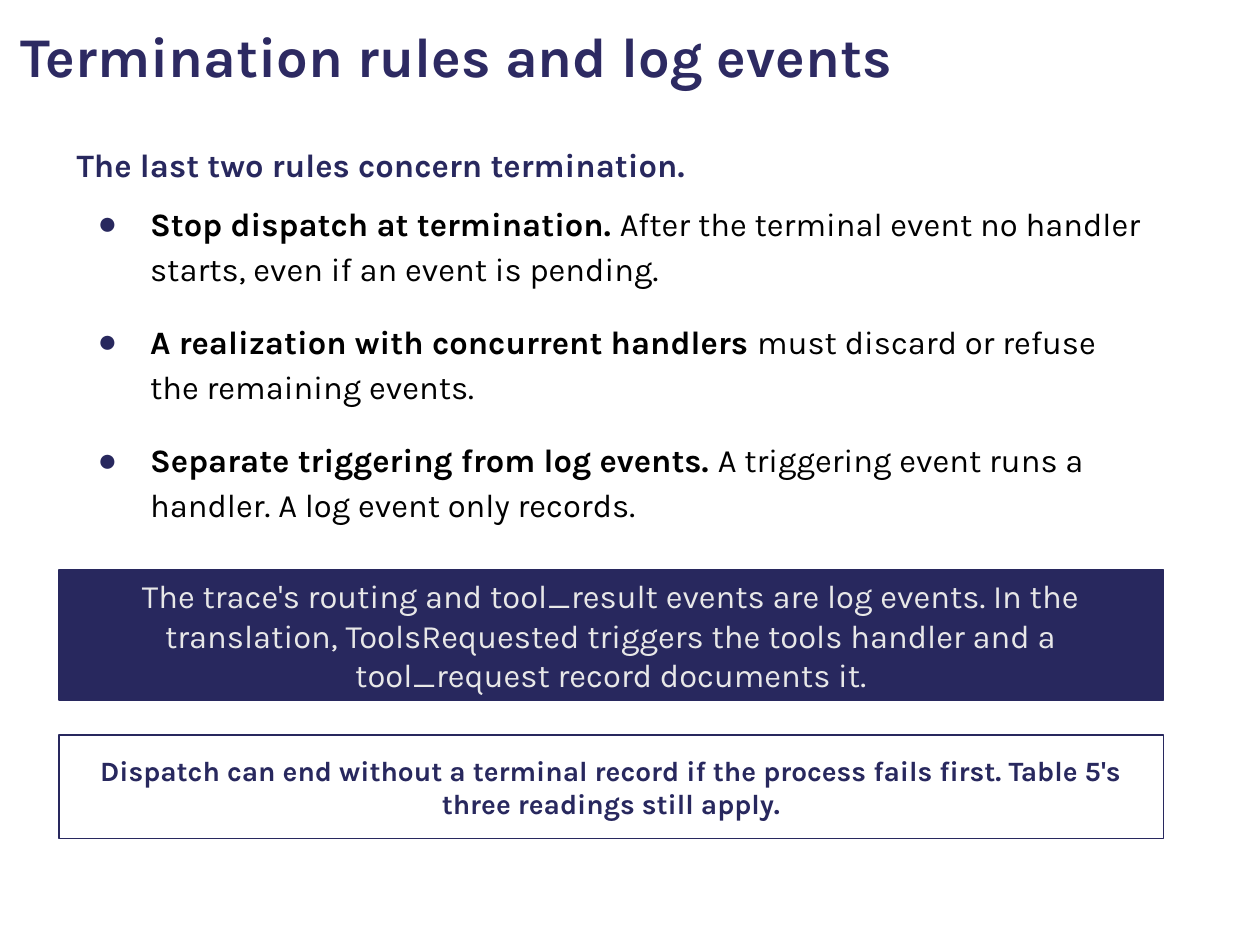
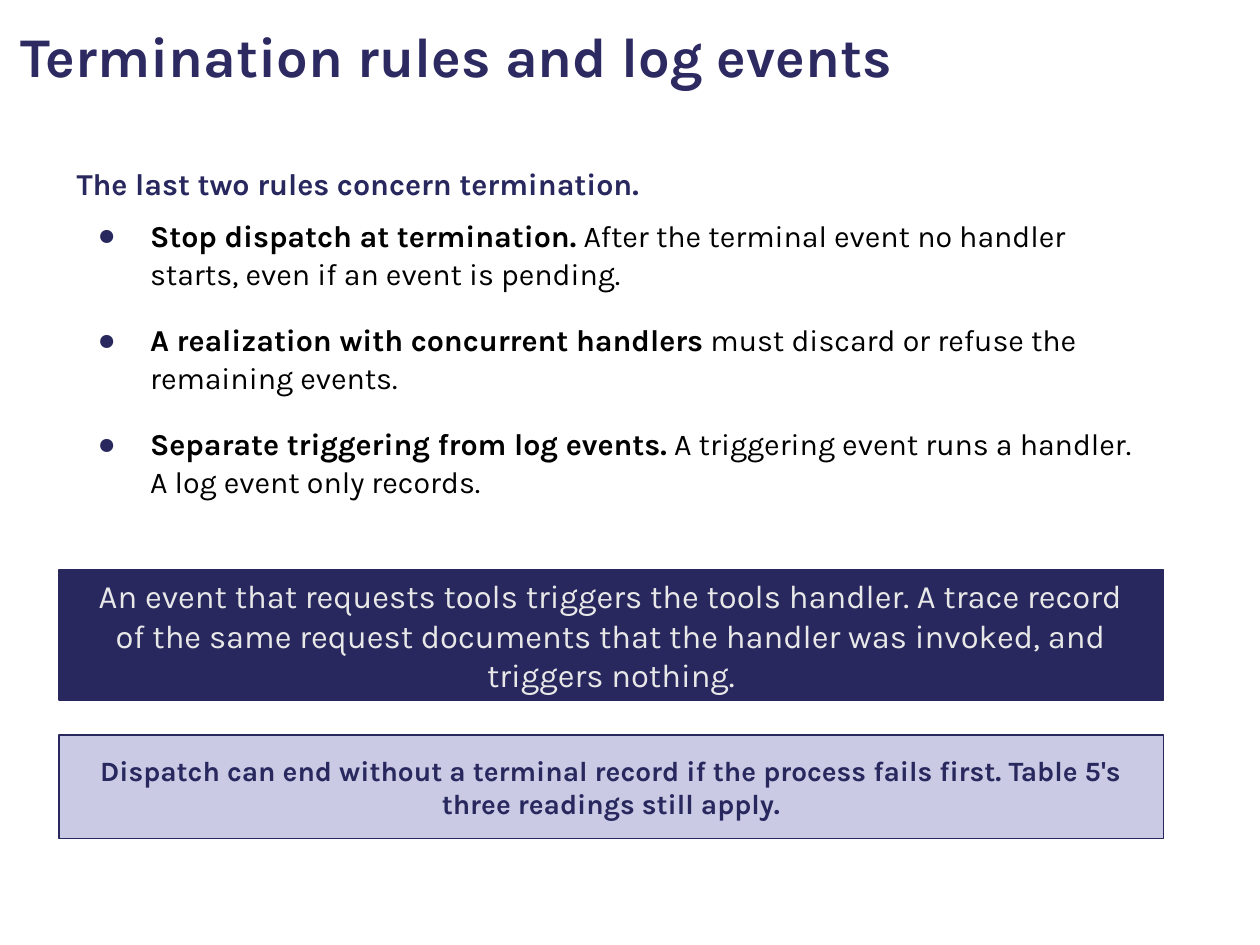
Before and after one commit to comse6998-019/lectures, a slide deck: slide 76 of lecture-3--2026-09-25/lecture3.pptx (slide 79 before the commit). Drawn at 1260x945 pixels with LibreOffice and Linux fonts; fonts in the diff are those of the drawing; background and template pictures are left out. Boxes give left, top, right and bottom in pixels: in the first picture for what was removed or moved away, otherwise in the second. Text is boxed around its words. In the diff, an @@ line names an element or a change of style, - is before the commit and + after.

```diff
--- a/lecture-3--2026-09-25/lecture3.pptx
+++ b/lecture-3--2026-09-25/lecture3.pptx
@@ text "The last two rules concern ..." at [77, 173, 1131, 501]: size 14 to 12.9 pt; line spacing 1.15 to 1.05 @@
@@ text in rectangle at [99, 585, 1121, 695]: text changed @@
-The trace's routing and tool_result events are log events. In the translation, ToolsRequested triggers the tools handler and a tool_request record documents it.
+An event that requests tools triggers the tools handler. A trace record of the same request documents that the handler was invoked, and triggers nothing.
@@ rectangle "Dispatch can end without a ..." at [59, 736, 1164, 840]: fill none to #CACAE5 @@
```
Also in this commit, not shown: 54 other slides changed, 10 slides added, 7 slides removed, 13 other files.
